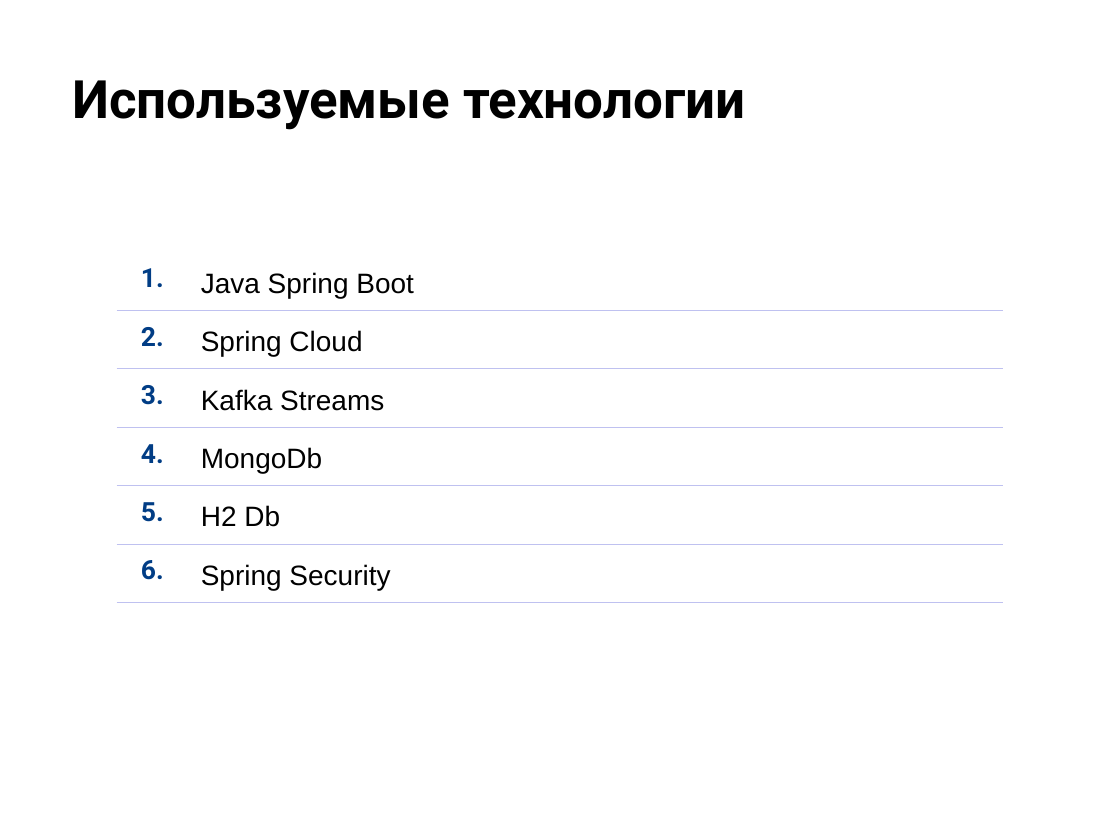
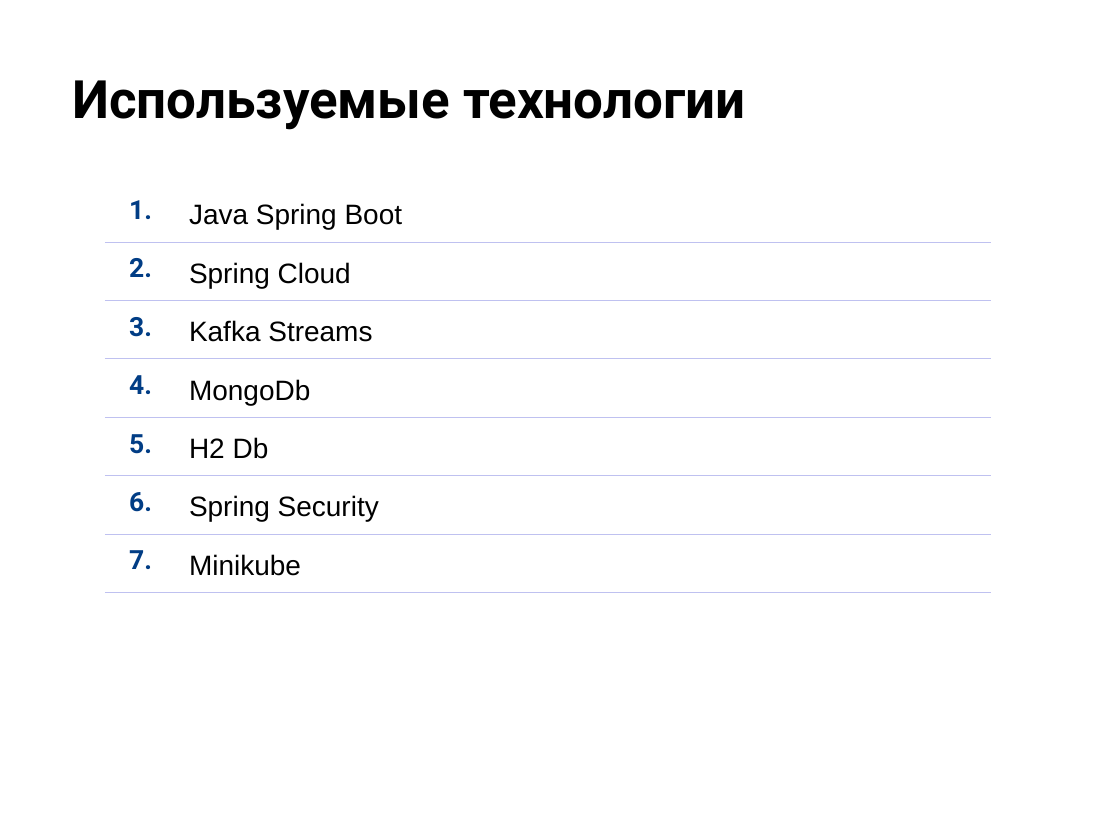
Before and after one commit to christina-gorina/microservices-otus-study, a slide deck: slide 7 of final/marketplace-orders/files/presentation/Презентация.pptx. Drawn at 1120x840 pixels with LibreOffice and Linux fonts; fonts in the diff are those of the drawing; background and template pictures are left out. Boxes give left, top, right and bottom in pixels: in the first picture for what was removed or moved away, otherwise in the second. Text is boxed around its words. In the diff, an @@ line names an element or a change of style, - is before the commit and + after.

```diff
--- a/final/marketplace-orders/files/presentation/Презентация.pptx
+++ b/final/marketplace-orders/files/presentation/Презентация.pptx
@@ table at [105,184,992,605] @@
+row 7: 7. | Minikube
@@ table: place and size @@
-table at [116,252,1004,612]
+table at [105,184,992,605]
```
Also in this commit, not shown: 2 other slides changed, 9 slides added, 10 slides removed, 2 other files.
